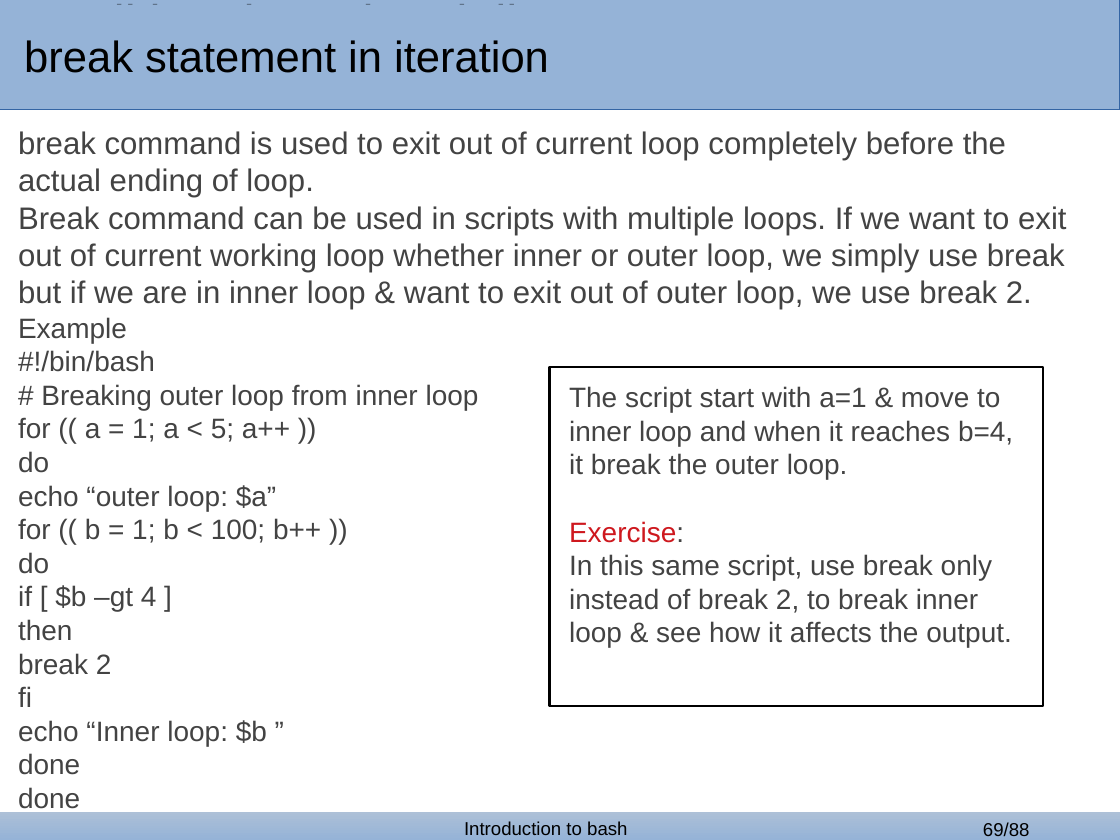
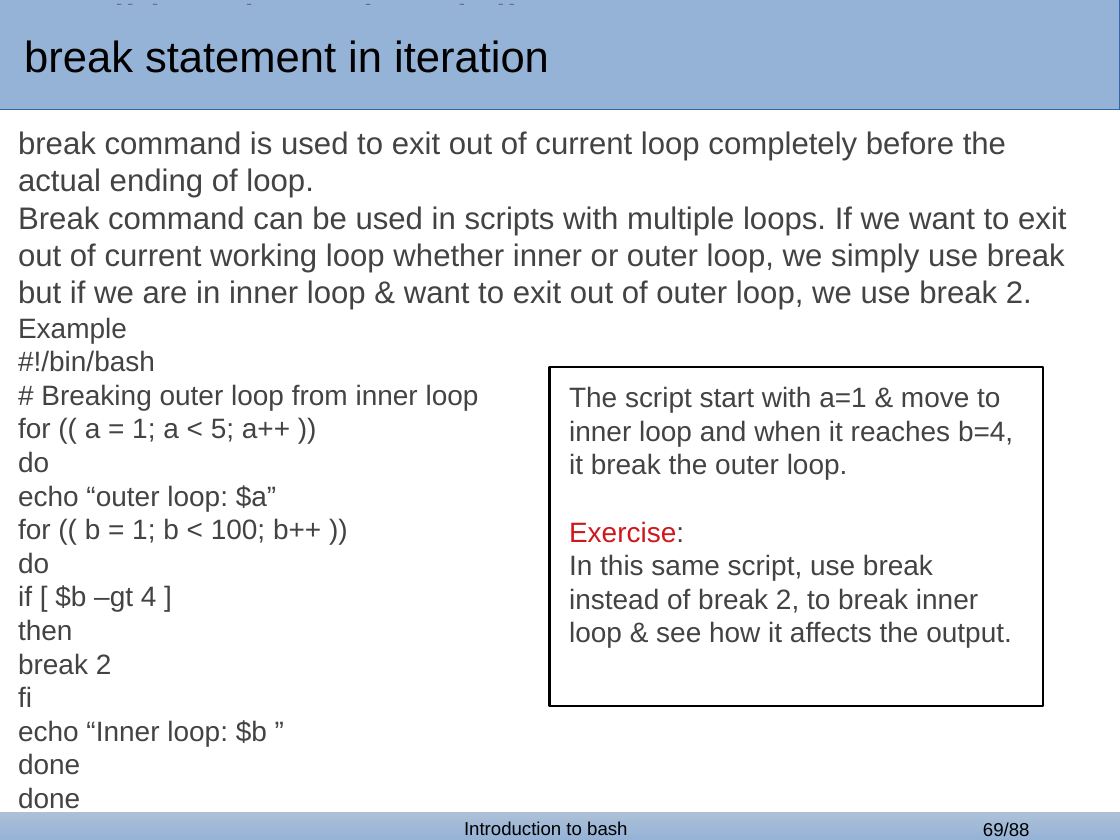
Before and after one commit to GozDavid/bash_lectures, a slide deck: slide 69 of bash_2.odp. Drawn at 1120x840 pixels with LibreOffice and Linux fonts; fonts in the diff are those of the drawing; background and template pictures are left out. Boxes give left, top, right and bottom in pixels: in the first picture for what was removed or moved away, otherwise in the second. Text is boxed around its words. In the diff, an @@ line names an element or a change of style, - is before the commit and + after.

```diff
--- a/bash_2.odp
+++ b/bash_2.odp
@@ text at (569,554,1012,648): text changed @@
-In this same script, use break only instead of break 2, to break inner loop & see how it affects the output.
+In this same script, use break instead of break 2, to break inner loop & see how it affects the output.
```
Also in this commit, not shown: 22 other slides changed, 2 other files.
